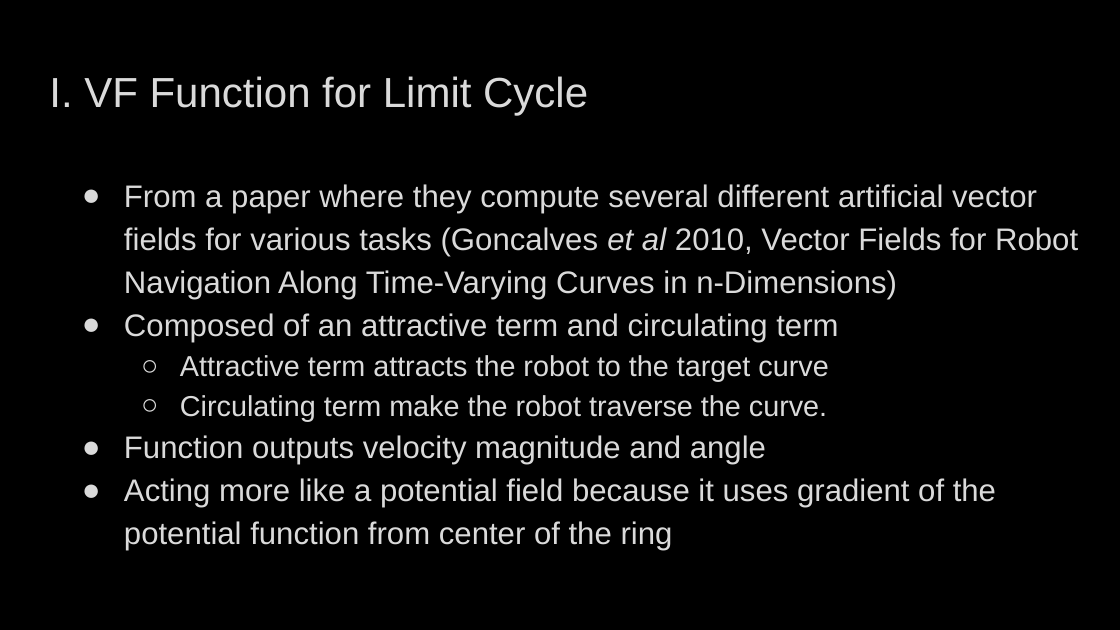
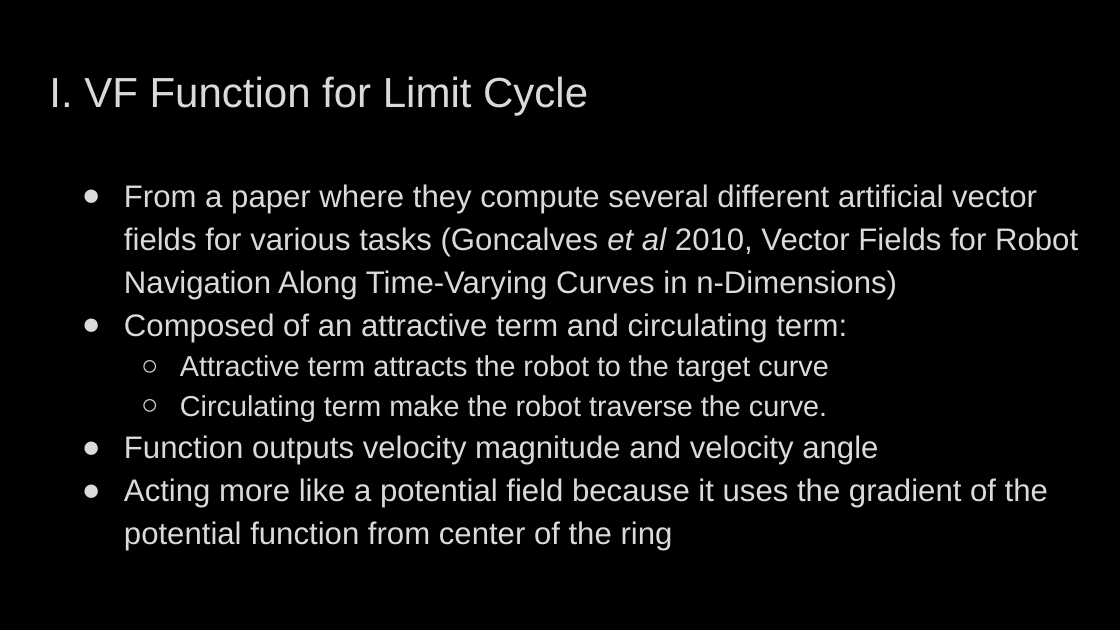
Before and after one commit to rdensamo/CSE498-FinalProject-21-Densamo, a slide deck: slide 5 of Aerial Robotics Final Project Presentation .pptx. Drawn at 1120x630 pixels with LibreOffice and Linux fonts; fonts in the diff are those of the drawing; background and template pictures are left out. Boxes give left, top, right and bottom in pixels: in the first picture for what was removed or moved away, otherwise in the second. Text is boxed around its words. In the diff, an @@ line names an element or a change of style, - is before the commit and + after.

Commit message:
Updated powerpoint presentation

```diff
--- a/Aerial Robotics Final Project Presentation .pptx
+++ b/Aerial Robotics Final Project Presentation .pptx
@@ text at box(124, 313, 847, 342): text changed @@
-● Composed of an attractive term and circulating term
+● Composed of an attractive term and circulating term:
@@ text at box(124, 435, 1048, 551): text changed @@
-● Function outputs velocity magnitude and angle
-● Acting more like a potential field because it uses gradient of the potential function from center of the ring
+● Function outputs velocity magnitude and velocity angle
+● Acting more like a potential field because it uses the gradient of the potential function from center of the ring
```
Also in this commit, not shown: 3 other slides changed, 2 slides removed.
